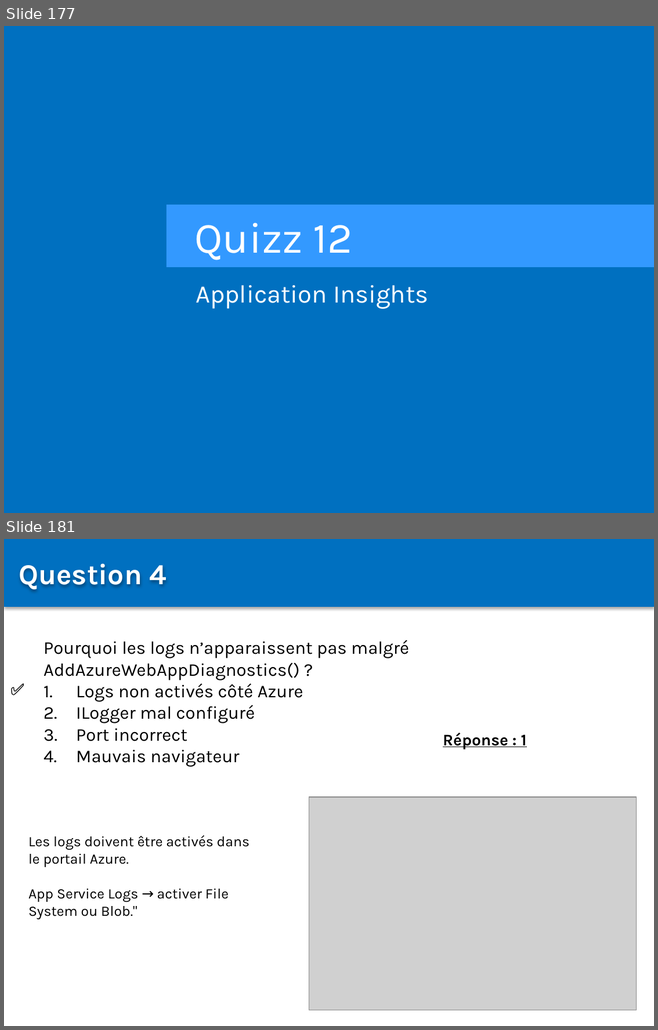
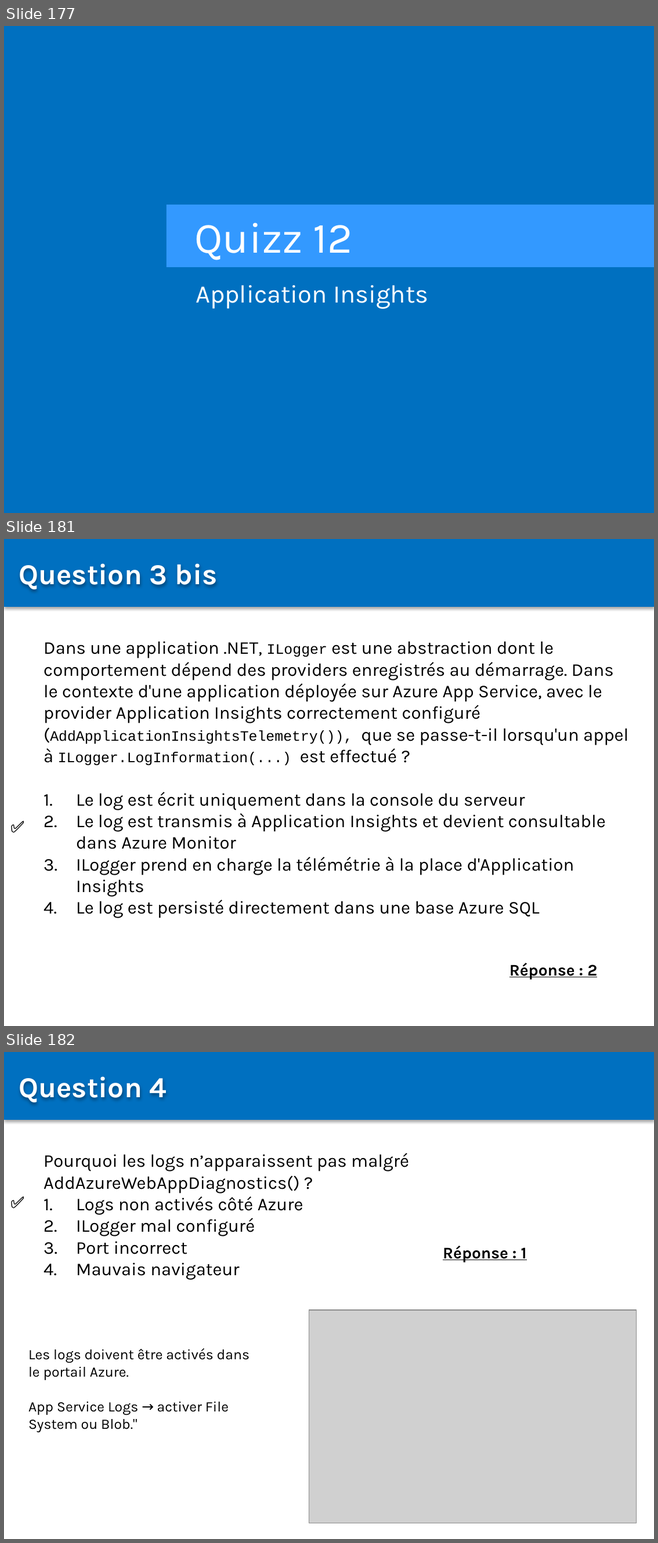
Before and after one commit to Sybaris-Classroom/az-204, a slide deck: Quiz/Quiz.pptx. Shown one above the other, each under a label of ours: slides 177 and 181 before the commit, slides 177, 181 and 182 after it; the slides between them are not shown. The pictures are 658x1030 and 658x1543 pixels, drawn with LibreOffice and Linux fonts; fonts in the diff are those of the drawing; grey boxes stand for pictures. Boxes give left, top, right and bottom in pixels: in the first picture for what was removed or moved away, otherwise in the second. Text is boxed around its words. In the diff, an @@ line names an element or a change of style, - is before the commit and + after.

```diff
--- a/Quiz/Quiz.pptx
+++ b/Quiz/Quiz.pptx
@@ slide 181 added at box(4, 539, 654, 1026), background #FFFFFF @@
@@ rectangle added at box(4, 539, 654, 606), fill #0070C0 @@
@@ text added at box(18, 563, 217, 591), 32 pt, text #FFFFFF, bold @@
+Question 3 bis
@@ text added at box(43, 641, 628, 918), 20 pt, text #000000 @@
+Dans une application .NET, ILogger est une abstraction dont le comportement dépend des providers enregistrés au démarrage. Dans le contexte d'une application déployée sur Azure App Service, avec le provider Application Insights correctement configuré (AddApplicationInsightsTelemetry()), que se passe-t-il lorsqu'un appel à ILogger.LogInformation(...) est effectué ?
+1. Le log est écrit uniquement dans la console du serveur
+2. Le log est transmis à Application Insights et devient consultable dans Azure Monitor
+3. ILogger prend en charge la télémétrie à la place d'Application Insights
+4. Le log est persisté directement dans une base Azure SQL
@@ text added at box(4, 813, 43, 839), 18 pt, text #000000, bold @@
+✅
@@ text added at box(509, 963, 597, 979), 18 pt, text #000000, bold, underline @@
+Réponse : 2
@@ what was slide 181 is now slide 182 @@
```
Also in this commit, not shown: 8 slides changed, 3 other slides added.
